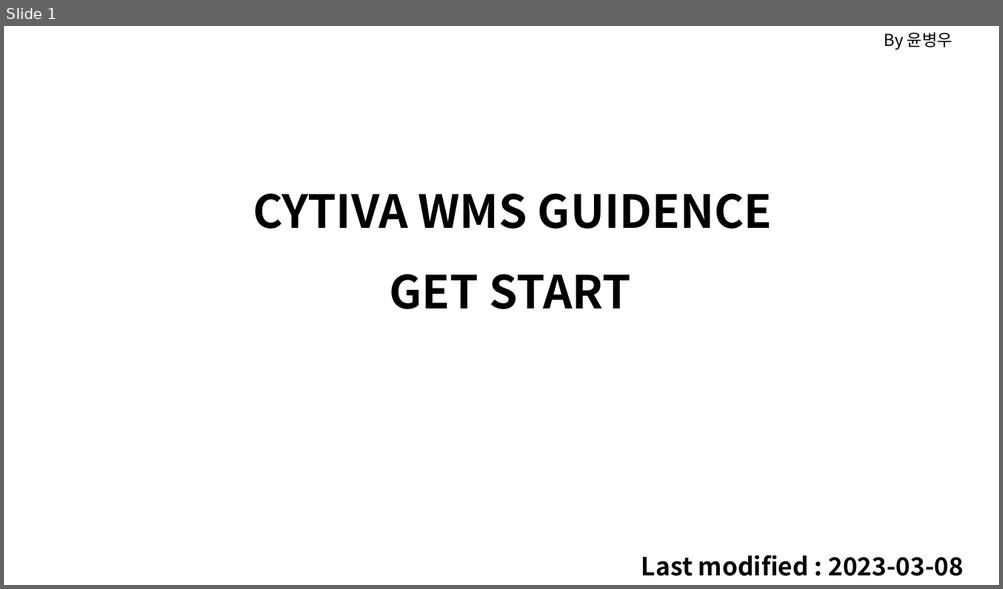
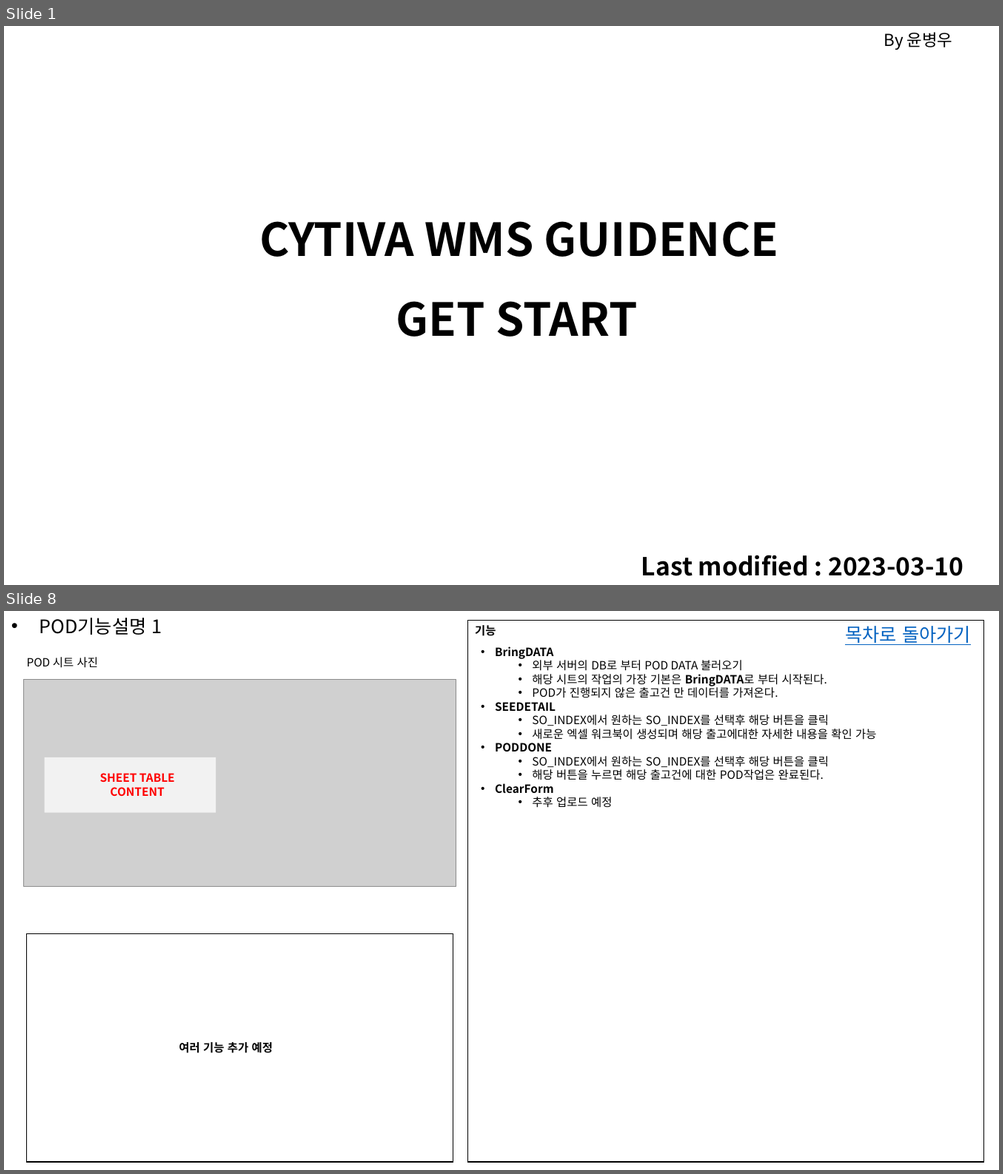
Before and after one commit to Themath93/warehouse-management-system, a slide deck: xlwings_job/cytiva_user_guide.pptx. Shown one above the other, each under a label of ours: slide 1 before the commit, slides 1 and 8 after it; the slides between them are not shown. The pictures are 1003x589 and 1003x1174 pixels, drawn with LibreOffice and Linux fonts; fonts in the diff are those of the drawing; grey boxes stand for pictures. Boxes give left, top, right and bottom in pixels: in the first picture for what was removed or moved away, otherwise in the second. Text is boxed around its words. In the diff, an @@ line names an element or a change of style, - is before the commit and + after.

```diff
--- a/xlwings_job/cytiva_user_guide.pptx
+++ b/xlwings_job/cytiva_user_guide.pptx
@@ slide 8 added at (4, 611, 999, 1170), background #FFFFFF @@
@@ text added at (40, 618, 162, 635), 18 pt, text #000000 @@
+• POD기능설명 1
@@ rectangle added at (467, 620, 984, 1162), outline #000000 1 pt @@
@@ text added at (475, 625, 495, 636), 11 pt, text #000000, bold @@
+기능
@@ text added at (845, 626, 970, 645), 18 pt, text #0563C1, underline @@
+목차로 돌아가기
@@ text added at (495, 647, 876, 808), 11 pt, text #000000 @@
+• BringDATA
+  • 외부 서버의 DB로 부터 POD DATA 불러오기
+  • 해당 시트의 작업의 가장 기본은 BringDATA로 부터 시작된다.
+  • POD가 진행되지 않은 출고건 만 데이터를 가져온다.
+• SEEDETAIL
+  • SO_INDEX에서 원하는 SO_INDEX를 선택후 해당 버튼을 클릭
+  • 새로운 엑셀 워크북이 생성되며 해당 출고에대한 자세한 내용을 확인 가능
+• PODDONE
+  • SO_INDEX에서 원하는 SO_INDEX를 선택후 해당 버튼을 클릭
+  • 해당 버튼을 누르면 해당 출고건에 대한 POD작업은 완료된다.
+• ClearForm
+  • 추후 업로드 예정
@@ text added at (27, 657, 98, 668), 11 pt, text #000000 @@
+POD 시트 사진
@@ picture added at (23, 679, 456, 886) @@
@@ rectangle added at (44, 758, 216, 812), fill #F2F2F2 @@
@@ text added at (100, 773, 175, 796), 11 pt, text #FF0000, bold @@
+SHEET TABLE
+CONTENT
@@ rectangle added at (26, 934, 453, 1162), outline #000000 1 pt @@
@@ text added at (179, 1042, 273, 1054), 11 pt, text #000000, bold @@
+여러 기능 추가 예정
@@ slide 1 changed as well @@
@@ text "CYTIVA WMS GUIDENCE": place and size @@
-text "CYTIVA WMS GUIDENCE" at (253, 193, 772, 229)
+text "CYTIVA WMS GUIDENCE" at (259, 221, 779, 257)
@@ text "GET START": place and size @@
-text "GET START" at (390, 274, 631, 309)
+text "GET START" at (395, 301, 637, 337)
@@ text at (641, 555, 963, 577): text changed @@
-Last modified : 2023-03-08
+Last modified : 2023-03-10
```
Also in this commit, not shown: 22 other slides added, 2 slides removed, 7 other files.
